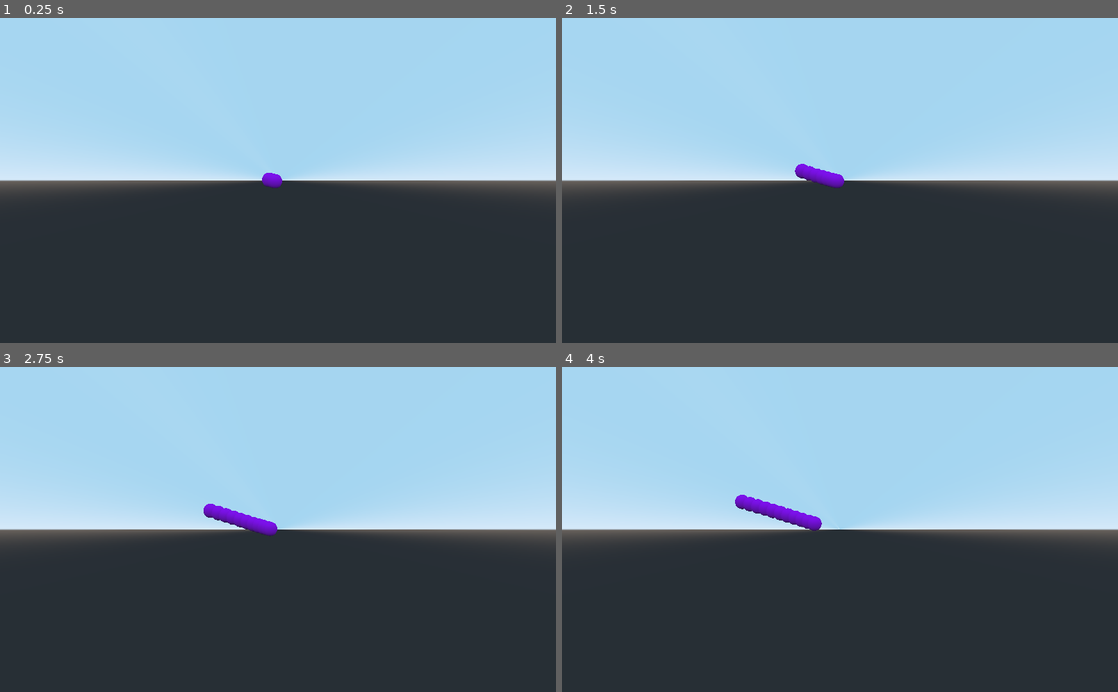
Above: before the commit, frames 1-4 (two rows, left to right).
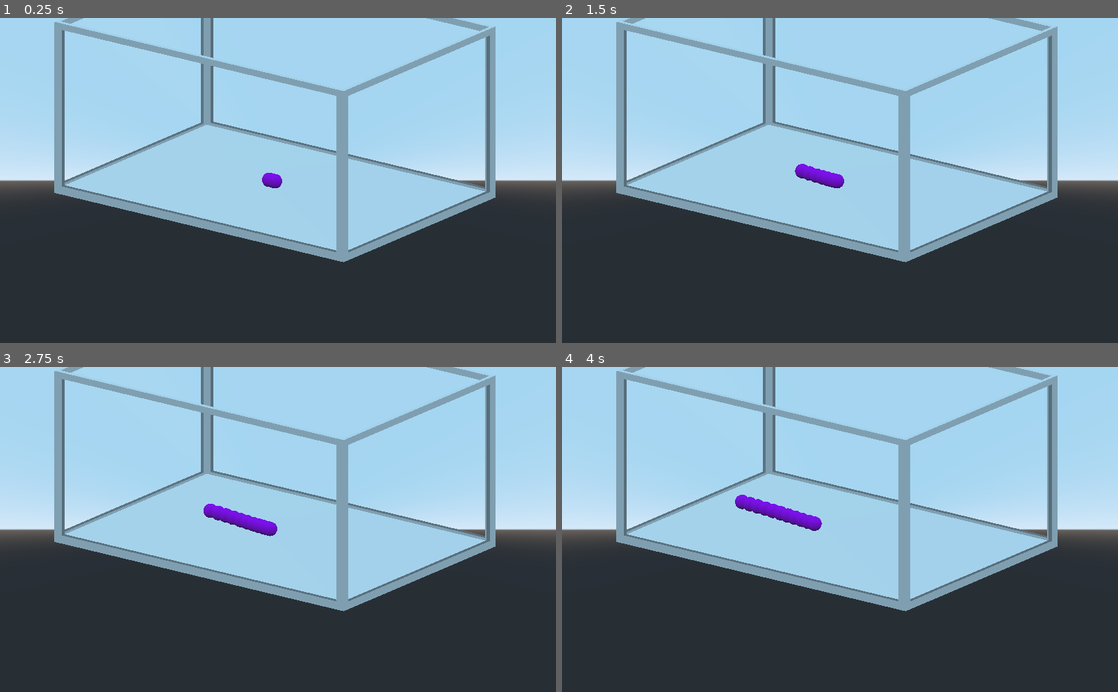
Above: after the commit, the same moments.

Repository: aidan-middleton/Fish-Tank-Game-With-Eel
Game: Godot game, scene res://Scenes/main.tscn
Same seed, same stepped clock (60 frames per second), same inputs: the game is played once before the commit and once after it.
Inputs (mouse positions are in pixels of both pictures, inside the frame that each line leads up to):
- Up to frame 1 (0.25 s): no input
- Up to frame 2 (1.5 s): tap Enter at 0.5 s; move the mouse to (962, 164) at 0.52 s; hold D 0.53-1.25 s; tap I at 0.6 s; click (962, 164) at 0.67 s; tap Space at 1.25 s; drag from (728, 196) to (812, 245) at 1.27 s
- Up to frame 3 (2.75 s): move the mouse to (333, 458) at 2.02 s; hold D from 2.03 s (still down); tap J at 2.1 s
- Up to frame 4 (4 s): release D at 2.75 s; tap Enter at 2.75 s; drag from (812, 594) to (673, 480) at 2.77 s; move the mouse to (1006, 578) at 3.52 s; hold A from 3.53 s (still down); tap Q at 3.6 s

The runs differ from the first frame. In frame 1, 19% of the frame differs, in the area x 9-90%, y 0-76%; in frame 2, 19%; in frame 3, 19%; in frame 4, 19%.

Commit message:
fish tank mockup

Diff:
--- a/project/Scenes/main.tscn
+++ b/project/Scenes/main.tscn
@@ -3,20 +3,60 @@
 [ext_resource path="res://Scripts/main.gd" type="Script" id=2]
 
 [sub_resource type="SpatialMaterial" id=1]
-flags_transparent = true
-flags_use_shadow_to_opacity = true
-flags_unshaded = true
+metallic = 1.0
 
 [node name="main" type="Spatial"]
 script = ExtResource( 2 )
 
 [node name="Camera" type="Camera" parent="."]
-transform = Transform( 0.59989, 0.256199, -0.757954, 0, 0.947344, 0.320216, 0.800083, -0.192094, 0.568302, -28.9941, 12.4563, 22.2603 )
+transform = Transform( 0.59989, 0.256199, -0.757954, 0, 0.947345, 0.320216, 0.800083, -0.192094, 0.568302, -28.9941, 12.4563, 22.2603 )
 projection = 1
 size = 45.0
 
-[node name="CSGBox" type="CSGBox" parent="."]
+[node name="CSGCombiner" type="CSGCombiner" parent="."]
+use_collision = true
+
+[node name="CSGBox" type="CSGBox" parent="CSGCombiner"]
+transform = Transform( 1, 0, 0, 0, 1, 0, 0, 0, 1, 0, 10.4545, 0 )
 width = 35.0
 height = 25.0
 depth = 50.0
+
+[node name="CSGBox2" type="CSGBox" parent="CSGCombiner"]
+transform = Transform( 1, 0, 0, 0, 1, 0, 0, 0, 1, 0, 11.2534, 0 )
+operation = 2
+width = 33.6781
+height = 25.0
+depth = 48.8616
+
+[node name="CSGBox3" type="CSGBox" parent="CSGCombiner"]
+transform = Transform( 1, 0, 0, 0, 1, 0, 0, 0, 1, 17.3308, 10.5816, 0 )
+operation = 2
+width = 1.0247
+height = 22.874
+depth = 47.4535
 material = SubResource( 1 )
+
+[node name="CSGBox4" type="CSGBox" parent="CSGCombiner"]
+transform = Transform( 1, 0, 0, 0, 1, 0, 0, 0, 1, -17.123, 10.5816, 0 )
+operation = 2
+width = 1.0247
+height = 22.874
+depth = 47.4535
+material = SubResource( 1 )
+
+[node name="CSGBox5" type="CSGBox" parent="CSGCombiner"]
+transform = Transform( 1, 0, 0, 0, 1, 0, 0, 0, 1, -0.133876, 10.5418, 24.704 )
+operation = 2
+width = 32.6688
+height = 22.874
+depth = 3.17065
+material = SubResource( 1 )
+
+[node name="CSGBox6" type="CSGBox" parent="CSGCombiner"]
+transform = Transform( 1, 0, 0, 0, 1, 0, 0, 0, 1, -0.133876, 10.5418, -24.4629 )
+operation = 2
+width = 32.6688
+height = 22.874
+depth = 3.17065
+material = SubResource( 1 )
